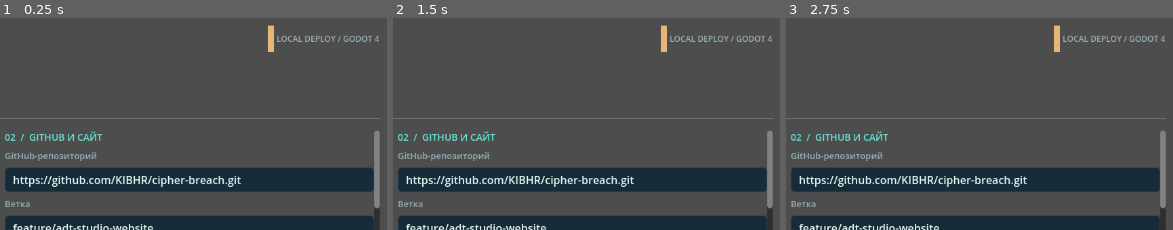
Above: before the commit, frames 1-3 (left to right).
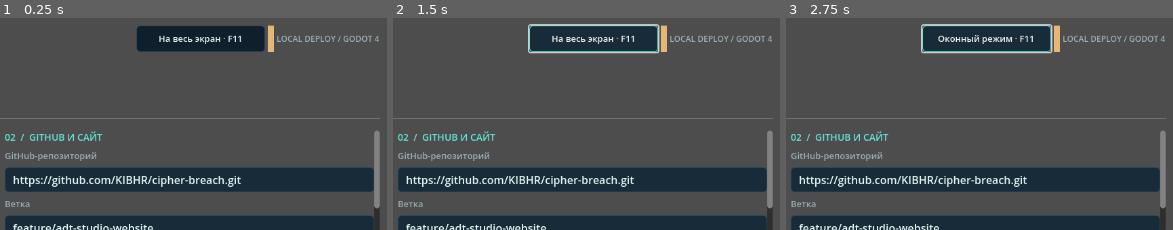
Above: after the commit, the same moments.

Repository: KIBHR/serviter
Game: Godot game, scene res://ui/main.tscn
Two runs of this game, one before a commit and one after it. Both use one fixed random seed, a clock stepped at 60 frames per second and the inputs below.
Inputs (mouse positions are % of the whole screen's width and height, from its top left):
- Up to frame 1 (0.25 s): no input
- Up to frame 2 (1.5 s): click (76, 5) at 0.5 s, where only the run after the commit has a clickable "На весь экран · F11"; click (76, 5) at 1.25 s, where only the run after the commit has a clickable "Оконный режим · F11"
- Up to frame 3 (2.75 s): click (76, 5) at 2 s, where only the run after the commit has a clickable "На весь экран · F11"
The pictures show only the part of the screen within x 50-100%, y 0-50%; the shares and areas given below are measured in that part.

The runs differ from the first frame. In frame 1, 4.0% of the frame differs, in the area x 35-69%, y 3-17%; in frame 2, 4.8%; in frame 3, 4.8%, in the area x 34-69%, y 2-17%.

Commit message:
feat(godot): fullscreen toggle, F11/Esc keys and responsive field layout

Diff:
--- a/godot/ui/main.gd
+++ b/godot/ui/main.gd
@@ -34,6 +34,8 @@
 var status_label: Label
 var log_box: RichTextLabel
 var indicator: ColorRect
+var fullscreen_button: Button
+var field_grid: GridContainer
 var request: HTTPRequest
 var startup_timer: Timer
 var confirm_dialog: ConfirmationDialog
@@ -55,8 +57,11 @@
 
 
 func _ready() -> void:
-    get_window().min_size = Vector2i(870, 670)
+    get_window().min_size = Vector2i(720, 520)
     _draw_interface()
+    resized.connect(_update_responsive_layout)
+    _update_responsive_layout()
+    _update_fullscreen_button()
     request = HTTPRequest.new()
     request.timeout = 250.0
     request.use_threads = true
@@ -67,6 +72,43 @@
     startup_timer.timeout.connect(_on_startup_timer)
     add_child(startup_timer)
     _start_bridge()
+
+
+func _unhandled_key_input(event: InputEvent) -> void:
+    if not (event is InputEventKey):
+        return
+    var key_event := event as InputEventKey
+    if not key_event.pressed or key_event.echo:
+        return
+    if key_event.keycode == KEY_F11:
+        _toggle_fullscreen()
+        get_viewport().set_input_as_handled()
+    elif key_event.keycode == KEY_ESCAPE and get_window().mode == Window.MODE_FULLSCREEN:
+        _toggle_fullscreen()
+        get_viewport().set_input_as_handled()
+
+
+func _toggle_fullscreen() -> void:
+    var window := get_window()
+    if window.mode == Window.MODE_FULLSCREEN or window.mode == Window.MODE_EXCLUSIVE_FULLSCREEN:
+        window.mode = Window.MODE_WINDOWED
+    else:
+        window.mode = Window.MODE_FULLSCREEN
+    _update_fullscreen_button()
+
+
+func _update_fullscreen_button() -> void:
+    if fullscreen_button == null:
+        return
+    var fullscreen := get_window().mode == Window.MODE_FULLSCREEN or get_window().mode == Window.MODE_EXCLUSIVE_FULLSCREEN
+    fullscreen_button.text = "Оконный режим · F11" if fullscreen else "На весь экран · F11"
+
+
+func _update_responsive_layout() -> void:
+    if field_grid == null:
+        return
+    # On smaller screens, stack the two sections so fields remain readable.
+    field_grid.columns = 1 if size.x < 1020 else 2
 
 
 func _exit_tree() -> void:
@@ -94,6 +136,11 @@
     var gap := Control.new()
     gap.size_flags_horizontal = Control.SIZE_EXPAND_FILL
     bar.add_child(gap)
+    fullscreen_button = _button("Оконный режим · F11", false)
+    fullscreen_button.custom_minimum_size = Vector2(190, 37)
+    fullscreen_button.tooltip_text = "F11 — переключить полный экран; Esc — выйти из полного экрана."
+    fullscreen_button.pressed.connect(_toggle_fullscreen)
+    bar.add_child(fullscreen_button)
     indicator = ColorRect.new()
     indicator.custom_minimum_size = Vector2(9, 9)
     indicator.color = GOLD
@@ -111,14 +158,16 @@
     scroller.size_flags_vertical = Control.SIZE_EXPAND_FILL
     scroller.horizontal_scroll_mode = ScrollContainer.SCROLL_MODE_DISABLED
     stack.add_child(scroller)
-    var columns := HBoxContainer.new()
-    columns.add_theme_constant_override("separation", 22)
-    columns.size_flags_horizontal = Control.SIZE_EXPAND_FILL
-    scroller.add_child(columns)
+    field_grid = GridContainer.new()
+    field_grid.columns = 2
+    field_grid.add_theme_constant_override("h_separation", 22)
+    field_grid.add_theme_constant_override("v_separation", 22)
+    field_grid.size_flags_horizontal = Control.SIZE_EXPAND_FILL
+    scroller.add_child(field_grid)
     var left := _column("01  /  СЕРВЕР")
     var right := _column("02  /  GITHUB И САЙТ")
-    columns.add_child(left)
-    columns.add_child(right)
+    field_grid.add_child(left)
+    field_grid.add_child(right)
     for i in range(FIELD_INFO.size()):
         var spec: Array = FIELD_INFO[i]
         _field(left if i < 6 else right, str(spec[0]), str(spec[1]), str(spec[2]), bool(spec[3]))
